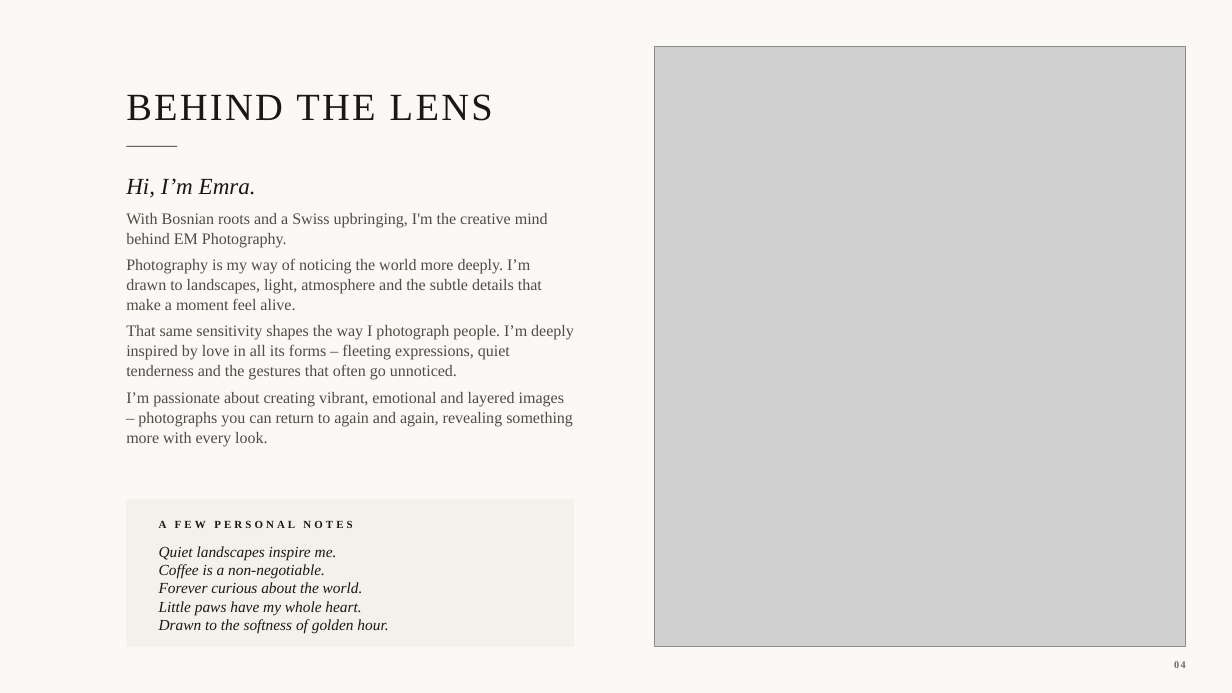
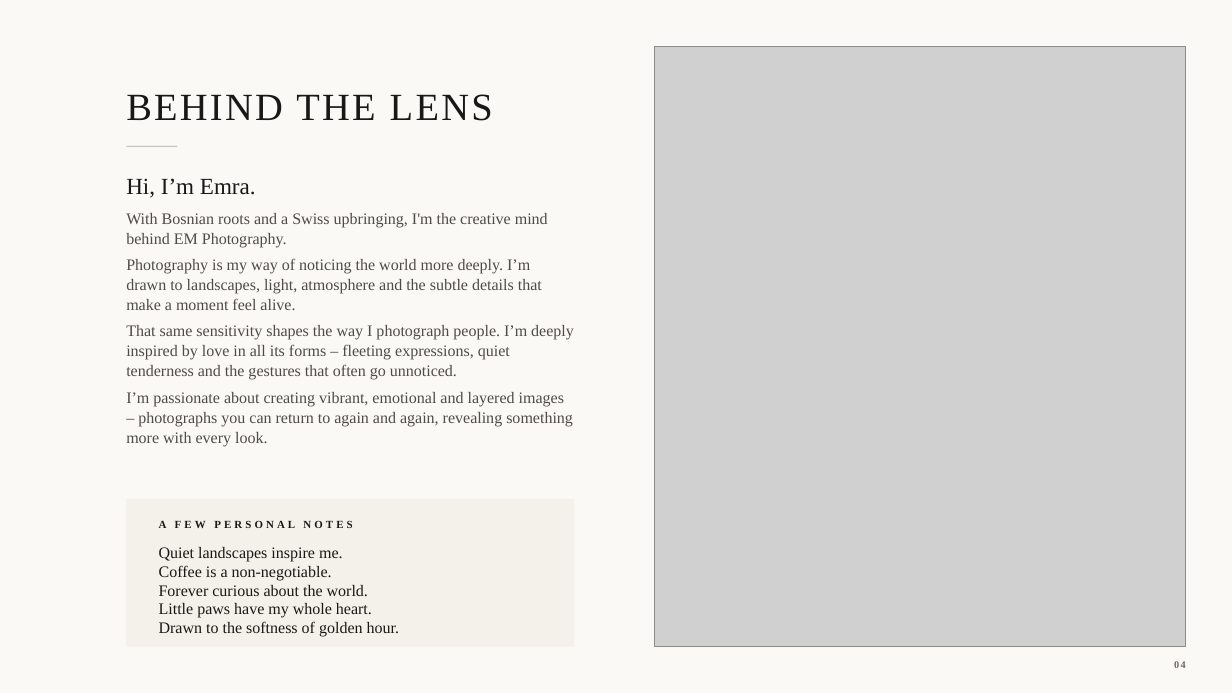
Before and after one commit to NextUp-Web/EM-photography, a slide deck: slide 4 of brochure/EM-Photography-Wedding-Collections-2026.pptx. Drawn at 1232x693 pixels with LibreOffice and Linux fonts; fonts in the diff are those of the drawing; grey boxes stand for pictures. Boxes give left, top, right and bottom in pixels: in the first picture for what was removed or moved away, otherwise in the second. Text is boxed around its words. In the diff, an @@ line names an element or a change of style, - is before the commit and + after.

```diff
--- a/brochure/EM-Photography-Wedding-Collections-2026.pptx
+++ b/brochure/EM-Photography-Wedding-Collections-2026.pptx
@@ rectangle at bbox=[127, 146, 177, 147]: fill #191816 to #AAA59D @@
@@ text at bbox=[126, 178, 256, 198]: italic off in "Hi, I’m Emra." @@
@@ text "Quiet landscapes inspire me." at bbox=[159, 547, 400, 637]: size 12 to 12.5 pt, italic off @@
```
Also in this commit, not shown: 6 other slides changed, 2 other files.
